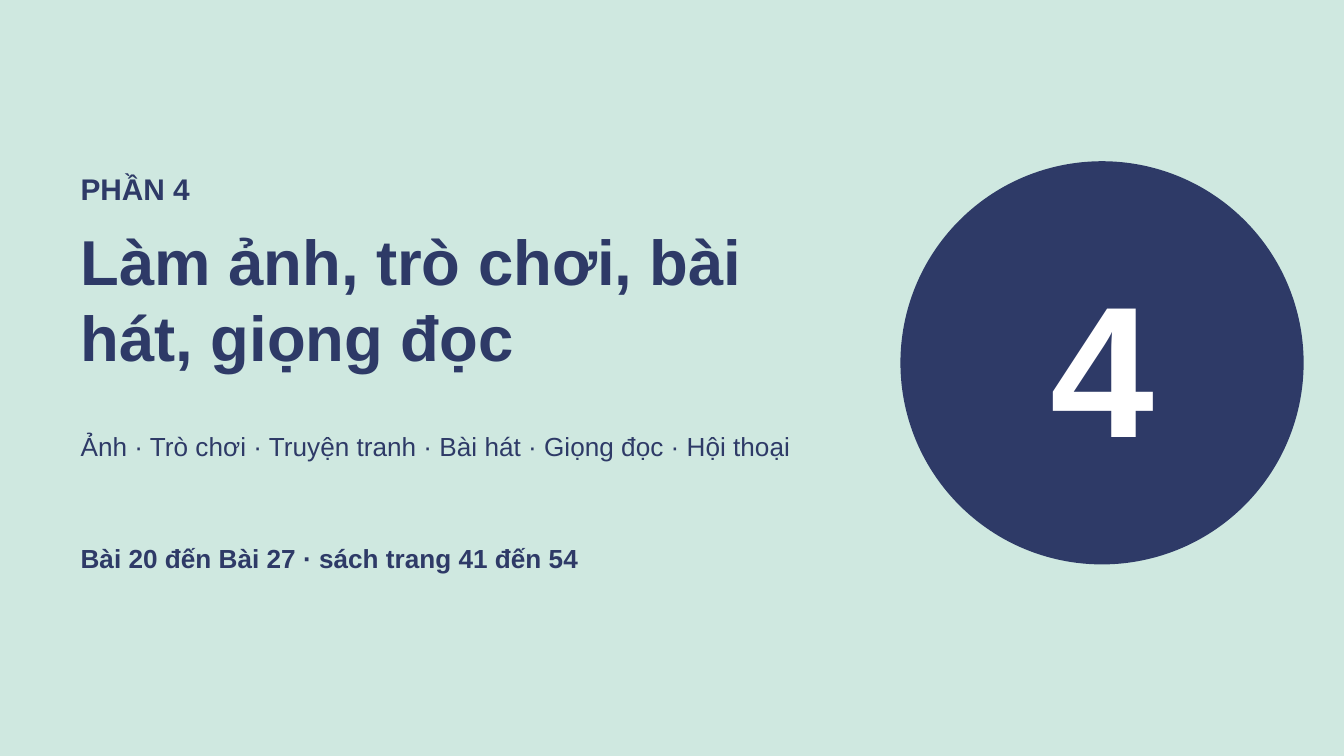
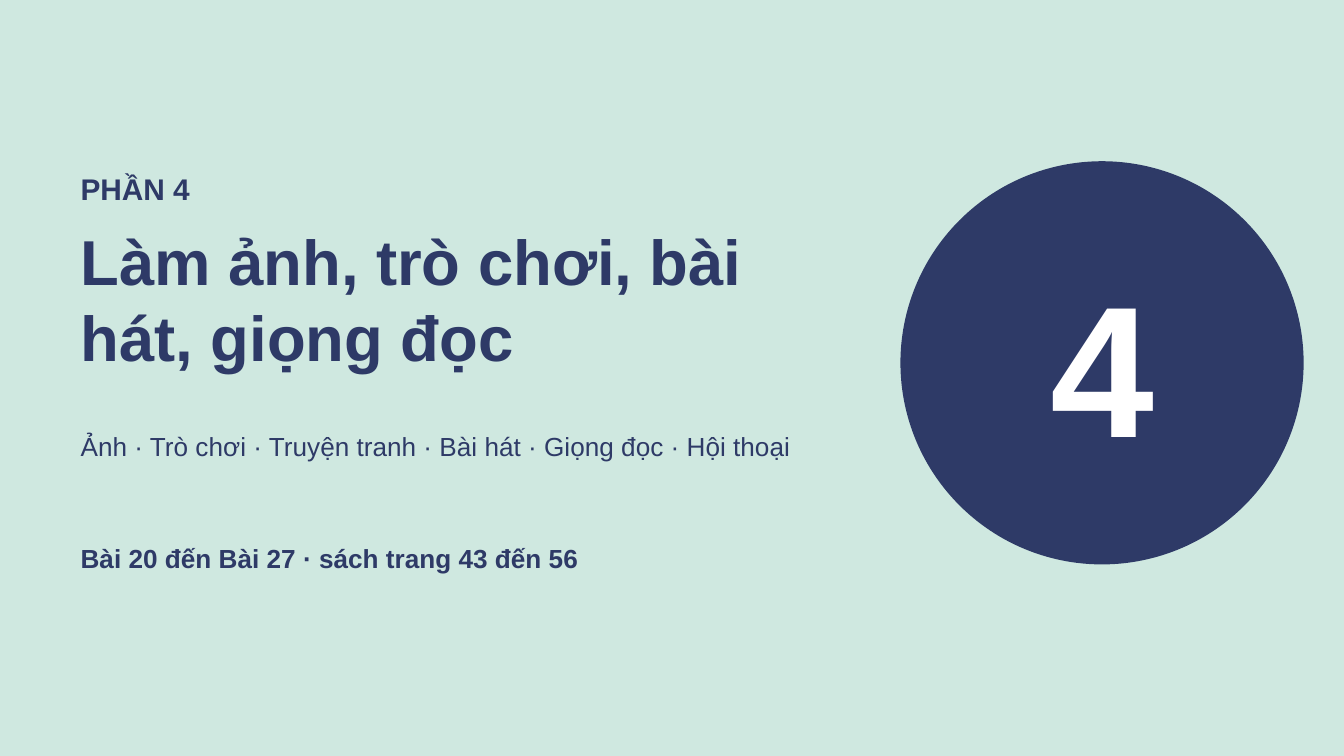
Before and after one commit to johnneinadlerr0353-bot/sachhuongdan, a slide deck: slide 15 of BO-TAI-LIEU-GUI-KHACH/04-Slide-tap-huan.pptx. Drawn at 1344x756 pixels with LibreOffice and Linux fonts; fonts in the diff are those of the drawing. Boxes give left, top, right and bottom in pixels: in the first picture for what was removed or moved away, otherwise in the second. Text is boxed around its words. In the diff, an @@ line names an element or a change of style, - is before the commit and + after.

```diff
--- a/BO-TAI-LIEU-GUI-KHACH/04-Slide-tap-huan.pptx
+++ b/BO-TAI-LIEU-GUI-KHACH/04-Slide-tap-huan.pptx
@@ text at [81, 548, 578, 574]: text changed @@
-Bài 20 đến Bài 27 · sách trang 41 đến 54
+Bài 20 đến Bài 27 · sách trang 43 đến 56
```
Also in this commit, not shown: 21 other slides changed, 30 other files.
